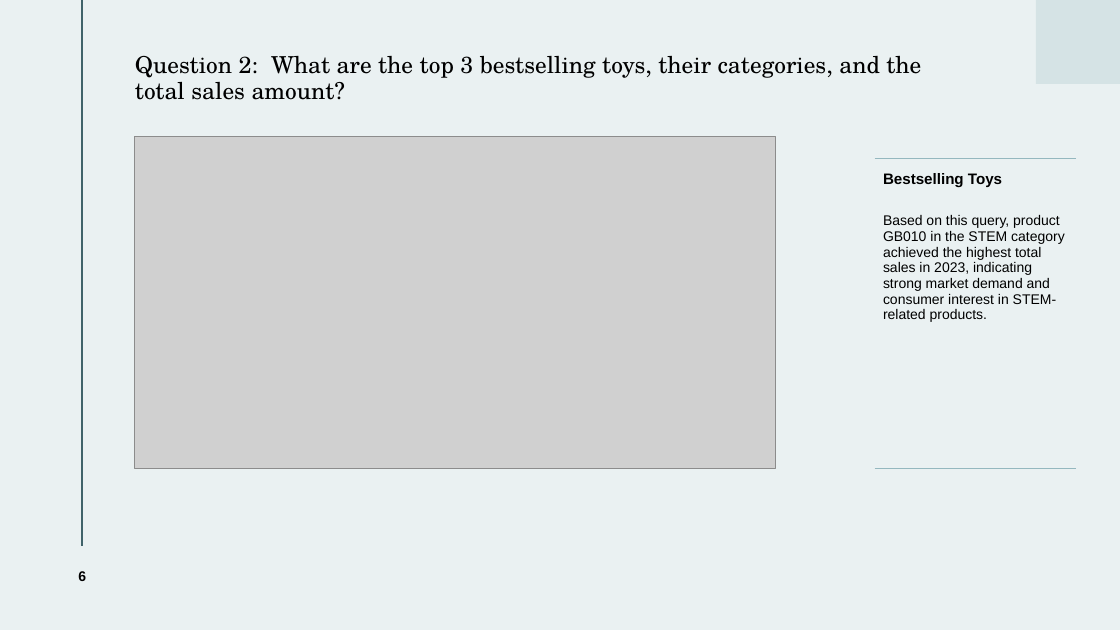
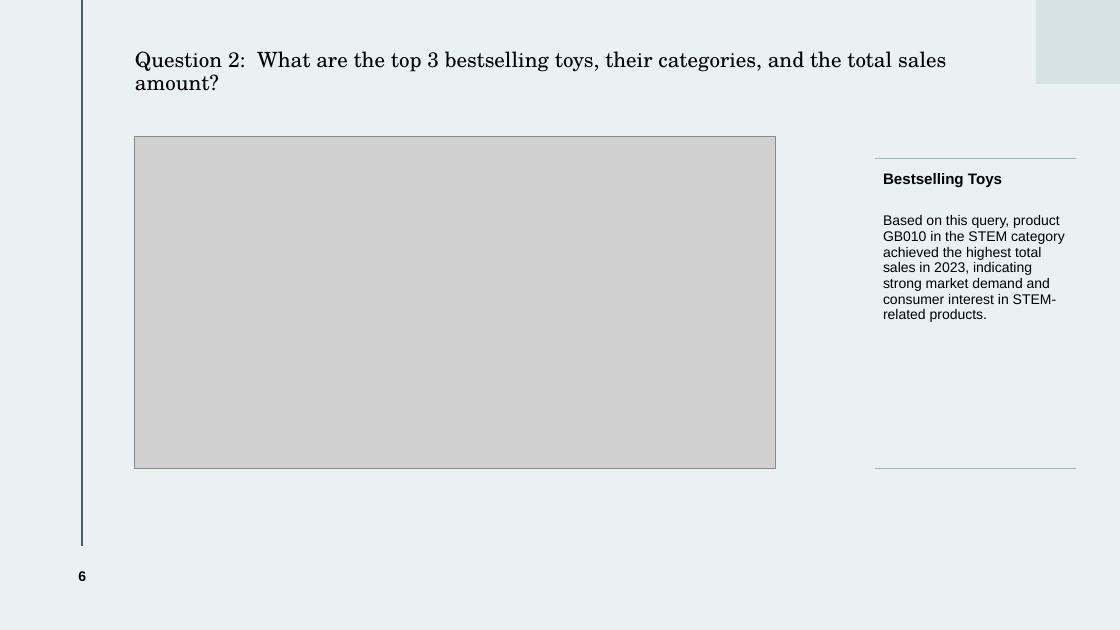
Before and after one commit to leiliu7/Data-Analytics-Data-Science-Portfolio, a slide deck: slide 6 of Smart-toys-database/Smart_Toys_Database-Slide-Presentation.pptx. Drawn at 1120x630 pixels with LibreOffice and Linux fonts; fonts in the diff are those of the drawing; grey boxes stand for pictures. Boxes give left, top, right and bottom in pixels: in the first picture for what was removed or moved away, otherwise in the second. Text is boxed around its words. In the diff, an @@ line names an element or a change of style, - is before the commit and + after.

```diff
--- a/Smart-toys-database/Smart_Toys_Database-Slide-Presentation.pptx
+++ b/Smart-toys-database/Smart_Toys_Database-Slide-Presentation.pptx
@@ title "Question 2: What are the ..." at [135, 51, 946, 91]: size 20 to 18 pt @@
```
Also in this commit, not shown: 2 other slides changed, 1 slide added, 1 slide removed.
